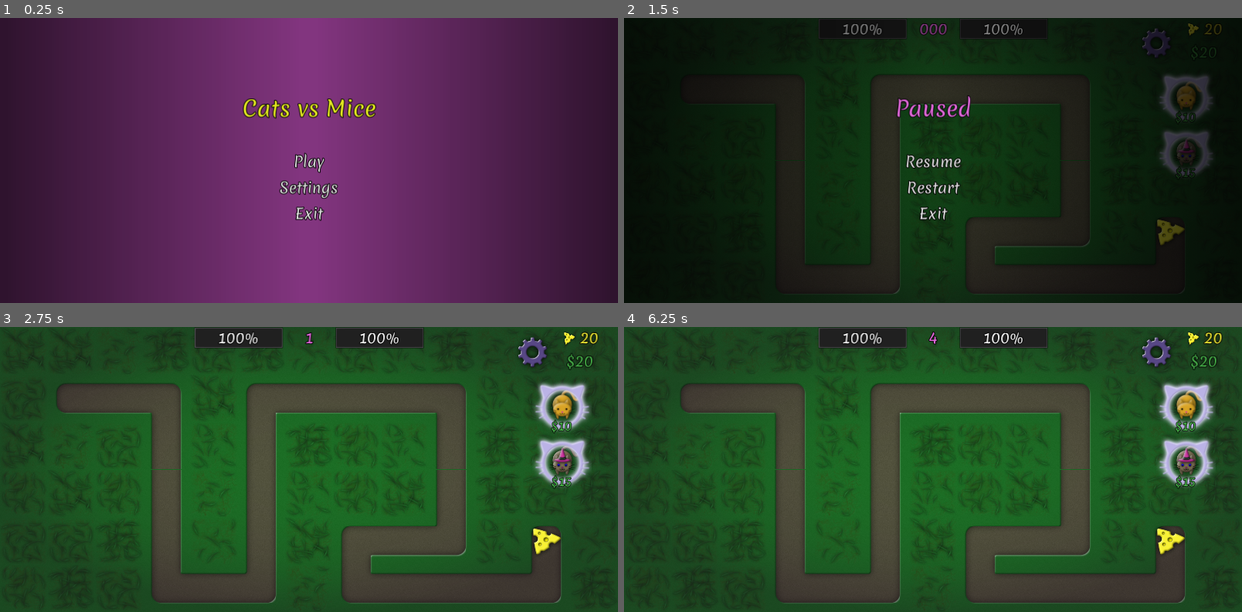
Above: before the commit, frames 1-4 (two rows, left to right).
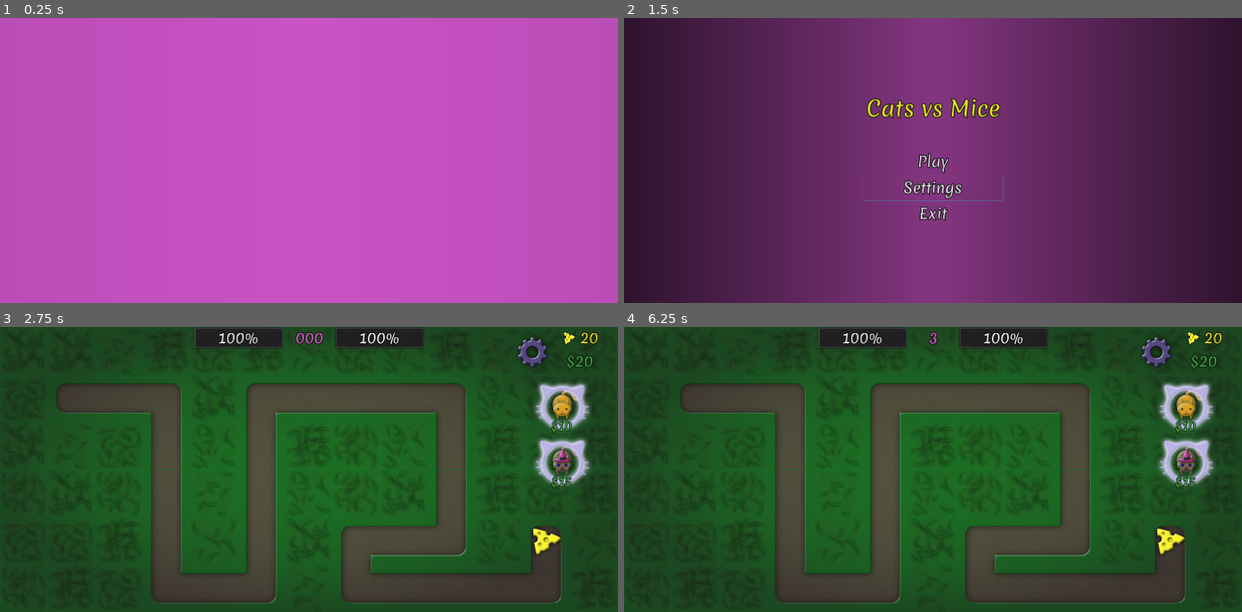
Above: after the commit, the same moments.

Repository: vibrunazo/godot-cats
Game: Godot game, scene res://scenes/MainMenu.tscn
Two runs of this game, one before a commit and one after it. Both use one fixed random seed, a clock stepped at 60 frames per second and the inputs below.
Inputs (mouse positions are in pixels of both pictures, inside the frame that each line leads up to; where the layout moved, square brackets give the same spot in the first picture):
- Up to frame 1 (0.25 s): no input
- Up to frame 2 (1.5 s): click (933, 160) at 0.5 s, where only the run before the commit has a clickable "Play"; click (933, 189) [1155, 43] at 1.25 s
- Up to frame 3 (2.75 s): click "Resume" (after the commit: "Play") at 2 s
- Up to frame 4 (6.25 s): click (1155, 352) at 2.75 s; click "Resume" at 3.5 s; click "$10" at 4.25 s; click "$15" at 5 s; click "$10" at 5.75 s

The runs differ from the first frame. In frame 1, 100% of the frame differs, in the area x 0-100%, y 0-100%; in frame 2, 99%; in frame 3, 0.1%; in frame 4, less than 0.1%.

Commit message:
pause anims

Diff:
--- a/scenes/GameOverMenu.tscn
+++ b/scenes/GameOverMenu.tscn
@@ -12,6 +12,7 @@
 font_data = ExtResource( 2 )
 
 [node name="GameOverMenu" instance=ExtResource( 1 )]
+visible = false
 
 [node name="HBoxContainer" parent="." index="1"]
 margin_left = -171.5
--- a/scenes/MainMenu.gd
+++ b/scenes/MainMenu.gd
@@ -1,5 +1,7 @@
 extends PauseMenu
 
+func _ready():
+	$AnimationPlayer.play("start", 1, 0.2)
 
 func _on_ResumeButton_pressed():
 	get_tree().change_scene("res://scenes/Map.tscn")
--- a/scenes/Map.gd
+++ b/scenes/Map.gd
@@ -36,6 +36,8 @@
 var ellapsed := 0
 var max_size := 30.0
 var paused: bool = false
+enum State {READY, OVER}
+var state: int = State.READY
 
 # Called when the node enters the scene tree for the first time.
 func _ready():
@@ -95,6 +97,7 @@
 	cats_dict[cell_pos] = null
 
 func toggle_pause():
+	if state != State.READY: return
 	el_pause.toogle()
 #	pause_game(!paused)
 
@@ -119,9 +122,10 @@
 
 func win():
 	print('you win!')
-	yield(get_tree().create_timer(4),"timeout")
+	yield(get_tree().create_timer(2),"timeout")
 	if life == max_life:
 		print("Perfect!")
+	state = State.OVER
 	el_win.pause(true)
 
 func add_life(ammount):
@@ -136,6 +140,7 @@
 		game_over()
 
 func game_over():
+	state = State.OVER
 	el_game_over.pause(true)
 
 func add_coins(ammount):
@@ -260,6 +265,8 @@
 func _on_EllapsedTimer_timeout():
 	if Global.DEBUG_WIN:
 		Engine.time_scale = 4
+	elif Engine.time_scale > 1:
+		Engine.time_scale = 1
 	if kill_count + stolen_count >= spawn_max:
 		$EllapsedTimer.stop()
 		return
--- a/scenes/Map.tscn
+++ b/scenes/Map.tscn
@@ -496,14 +496,12 @@
 
 [node name="PauseMenu" parent="UI/Menus" instance=ExtResource( 12 )]
 unique_name_in_owner = true
-visible = false
 __meta__ = {
 "_edit_lock_": true
 }
 
 [node name="GameOverMenu" parent="UI/Menus" instance=ExtResource( 13 )]
 unique_name_in_owner = true
-visible = false
 
 [node name="WinMenu" parent="UI/Menus" instance=ExtResource( 14 )]
 unique_name_in_owner = true
--- a/scenes/PauseMenu.gd
+++ b/scenes/PauseMenu.gd
@@ -5,9 +5,14 @@
 func toogle():
 	pause(!get_tree().paused)
 
-func pause(new_paused: bool):
+func pause(new_paused: bool = true):
 	get_tree().paused = new_paused
-	visible = new_paused
+	if new_paused:
+		$AnimationPlayer.stop()
+		$AnimationPlayer.play("start")
+	else:
+		$AnimationPlayer.stop()
+		$AnimationPlayer.play("stop")
 
 func _on_ResumeButton_pressed():
 	pause(false)
--- a/scenes/PauseMenu.tscn
+++ b/scenes/PauseMenu.tscn
@@ -20,8 +20,128 @@
 use_filter = true
 font_data = ExtResource( 3 )
 
+[sub_resource type="Animation" id=4]
+length = 0.001
+tracks/0/type = "value"
+tracks/0/path = NodePath("TextureRect:modulate")
+tracks/0/interp = 1
+tracks/0/loop_wrap = true
+tracks/0/imported = false
+tracks/0/enabled = true
+tracks/0/keys = {
+"times": PoolRealArray( 0 ),
+"transitions": PoolRealArray( 1 ),
+"update": 0,
+"values": [ Color( 1, 1, 1, 1 ) ]
+}
+tracks/1/type = "value"
+tracks/1/path = NodePath("HBoxContainer:anchor_top")
+tracks/1/interp = 1
+tracks/1/loop_wrap = true
+tracks/1/imported = false
+tracks/1/enabled = true
+tracks/1/keys = {
+"times": PoolRealArray( 0 ),
+"transitions": PoolRealArray( 1 ),
+"update": 0,
+"values": [ 0.5 ]
+}
+tracks/2/type = "value"
+tracks/2/path = NodePath(".:visible")
+tracks/2/interp = 1
+tracks/2/loop_wrap = true
+tracks/2/imported = false
+tracks/2/enabled = true
+tracks/2/keys = {
+"times": PoolRealArray( 0 ),
+"transitions": PoolRealArray( 1 ),
+"update": 0,
+"values": [ false ]
+}
+
+[sub_resource type="Animation" id=5]
+resource_name = "start"
+length = 0.5
+tracks/0/type = "value"
+tracks/0/path = NodePath("TextureRect:modulate")
+tracks/0/interp = 1
+tracks/0/loop_wrap = true
+tracks/0/imported = false
+tracks/0/enabled = true
+tracks/0/keys = {
+"times": PoolRealArray( 0, 0.3 ),
+"transitions": PoolRealArray( 1, 1 ),
+"update": 0,
+"values": [ Color( 1, 1, 1, 0 ), Color( 1, 1, 1, 1 ) ]
+}
+tracks/1/type = "value"
+tracks/1/path = NodePath("HBoxContainer:anchor_top")
+tracks/1/interp = 1
+tracks/1/loop_wrap = true
+tracks/1/imported = false
+tracks/1/enabled = true
+tracks/1/keys = {
+"times": PoolRealArray( 0, 0.2 ),
+"transitions": PoolRealArray( 1, 1 ),
+"update": 0,
+"values": [ 1.5, 0.5 ]
+}
+tracks/2/type = "value"
+tracks/2/path = NodePath(".:visible")
+tracks/2/interp = 1
+tracks/2/loop_wrap = true
+tracks/2/imported = false
+tracks/2/enabled = true
+tracks/2/keys = {
+"times": PoolRealArray( 0, 0.05 ),
+"transitions": PoolRealArray( 1, 1 ),
+"update": 1,
+"values": [ false, true ]
+}
+
+[sub_resource type="Animation" id=6]
+resource_name = "stop"
+length = 0.5
+tracks/0/type = "value"
+tracks/0/path = NodePath("TextureRect:modulate")
+tracks/0/interp = 1
+tracks/0/loop_wrap = true
+tracks/0/imported = false
+tracks/0/enabled = true
+tracks/0/keys = {
+"times": PoolRealArray( 0, 0.3 ),
+"transitions": PoolRealArray( 1, 1 ),
+"update": 0,
+"values": [ Color( 1, 1, 1, 1 ), Color( 1, 1, 1, 0 ) ]
+}
+tracks/1/type = "value"
+tracks/1/path = NodePath("HBoxContainer:anchor_top")
+tracks/1/interp = 1
+tracks/1/loop_wrap = true
+tracks/1/imported = false
+tracks/1/enabled = true
+tracks/1/keys = {
+"times": PoolRealArray( 0, 0.2 ),
+"transitions": PoolRealArray( 1, 1 ),
+"update": 0,
+"values": [ 0.5, -0.5 ]
+}
+tracks/2/type = "value"
+tracks/2/path = NodePath(".:visible")
+tracks/2/interp = 1
+tracks/2/loop_wrap = true
+tracks/2/imported = false
+tracks/2/enabled = true
+tracks/2/keys = {
+"times": PoolRealArray( 0, 0.3 ),
+"transitions": PoolRealArray( 1, 1 ),
+"update": 1,
+"values": [ true, false ]
+}
+
 [node name="PauseMenu" type="Control"]
 pause_mode = 2
+visible = false
 anchor_right = 1.0
 anchor_bottom = 1.0
 mouse_filter = 2
@@ -39,7 +159,7 @@
 anchor_left = 0.5
 anchor_top = 0.5
 anchor_right = 0.5
-anchor_bottom = 0.5
+anchor_bottom = 1.5
 margin_left = -150.0
 margin_top = -182.5
 margin_right = 150.0
@@ -78,6 +198,11 @@
 margin_bottom = 365.0
 text = "Exit"
 
+[node name="AnimationPlayer" type="AnimationPlayer" parent="."]
+anims/RESET = SubResource( 4 )
+anims/start = SubResource( 5 )
+anims/stop = SubResource( 6 )
+
 [connection signal="pressed" from="HBoxContainer/ResumeButton" to="." method="_on_ResumeButton_pressed"]
 [connection signal="pressed" from="HBoxContainer/RestartButton" to="." method="_on_RestartButton_pressed"]
 [connection signal="pressed" from="HBoxContainer/ExitButton" to="." method="_on_ExitButton_pressed"]
--- a/scenes/WinMenu.tscn
+++ b/scenes/WinMenu.tscn
@@ -12,6 +12,10 @@
 font_data = ExtResource( 2 )
 
 [node name="WinMenu" instance=ExtResource( 1 )]
+visible = true
+
+[node name="HBoxContainer" parent="." index="1"]
+anchor_bottom = 0.5
 
 [node name="Paused" parent="HBoxContainer" index="0"]
 custom_colors/font_color = Color( 0.890196, 0.913725, 0.121569, 1 )
Not shown: 1 places in scenes/PauseMenu.tscn that only renumber resources
